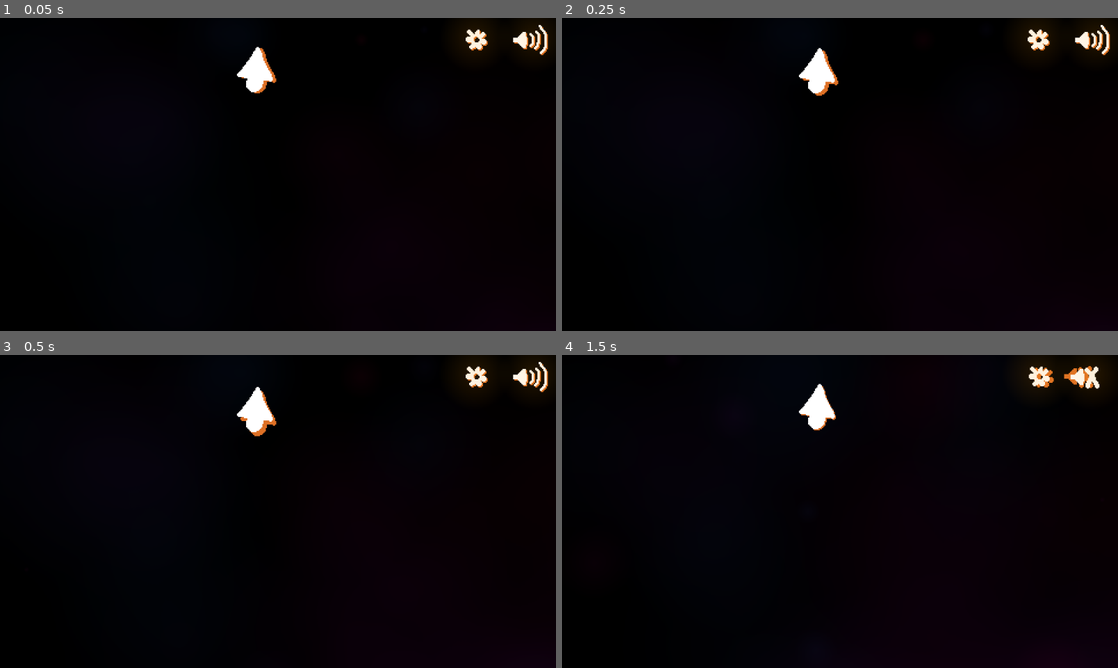
Above: before the commit, frames 1-4 (two rows, left to right).
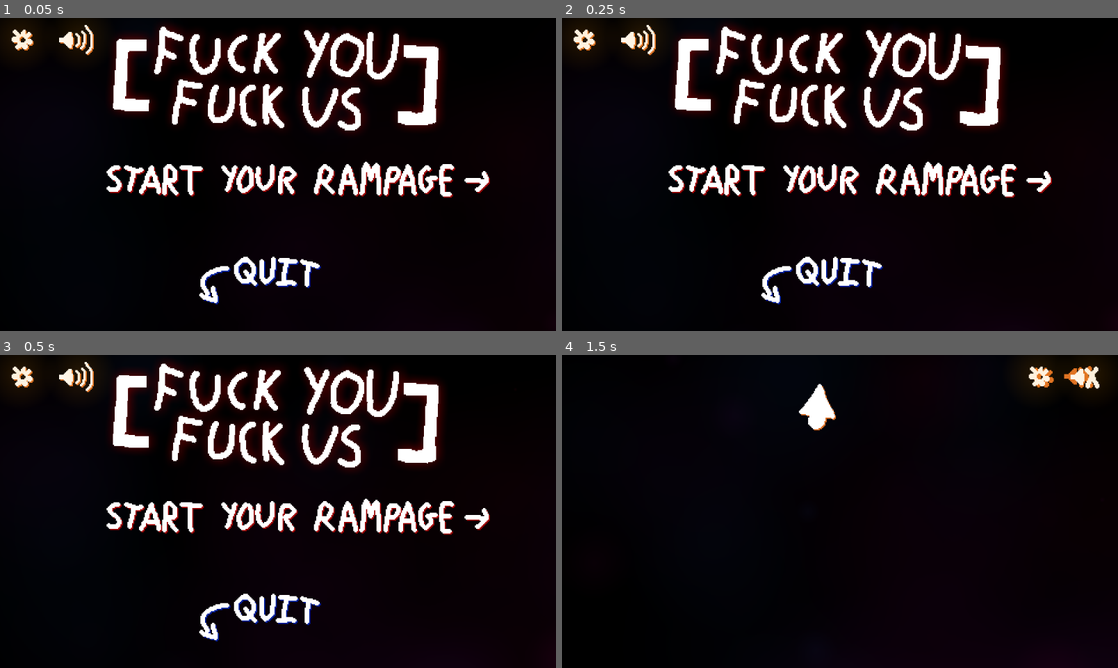
Above: after the commit, the same moments.

Repository: AlexHoratio/fuck-you-fuck-us
Game: Godot game, scene res://Scenes/main_menu.tscn
The game is run twice, just before and just after one commit, with the same random seed, the same clock (stepped at 60 frames per second) and the same inputs.
Inputs (mouse positions are in pixels of both pictures, inside the frame that each line leads up to; where the layout moved, square brackets give the same spot in the first picture):
- Up to frame 1 (0.05 s): no input
- Up to frame 2 (0.25 s): no input
- Up to frame 3 (0.5 s): no input
- Up to frame 4 (1.5 s): click (584, 376) [1040, 376] at 0.5 s; click (1084, 376) at 1.25 s

The runs differ from the first frame. In frame 1, 16% of the frame differs, in the area x 1-99%, y 2-92%; in frame 2, 16%; in frame 3, 16%; in frame 4, nothing differs.

Commit message:
bugfix in settings menu

Diff:
--- a/Scenes/main_menu.tscn
+++ b/Scenes/main_menu.tscn
@@ -159,7 +159,6 @@
 [node name="main_menu" type="Node2D"]
 
 [node name="Camera2D" type="Camera2D" parent="."]
-position = Vector2( -784, 0 )
 anchor_mode = 0
 current = true
 
@@ -300,6 +299,7 @@
 [connection signal="mouse_entered" from="settings" to="settings" method="_on_settings_mouse_entered"]
 [connection signal="mouse_exited" from="settings" to="settings" method="_on_settings_mouse_exited"]
 [connection signal="pressed" from="settings" to="settings" method="_on_settings_pressed"]
+[connection signal="animation_finished" from="settings/AnimationPlayer" to="settings" method="_on_AnimationPlayer_animation_finished"]
 [connection signal="mouse_entered" from="arrow" to="arrow" method="_on_arrow_mouse_entered"]
 [connection signal="mouse_exited" from="arrow" to="arrow" method="_on_arrow_mouse_exited"]
 [connection signal="pressed" from="arrow" to="arrow" method="_on_arrow_pressed"]
--- a/Scripts/Buttons/settings.gd
+++ b/Scripts/Buttons/settings.gd
@@ -17,6 +17,8 @@
 	target_position.x = 18
 
 func _on_settings_pressed():
+	disabled = true
+
 	scrolled = not(scrolled)
 
 	if get_node("../arrow").scrolled:
@@ -27,3 +29,6 @@
 		get_node("AnimationPlayer").play("scroll")
 	else:
 		get_node("AnimationPlayer").play("unscroll")
+
+func _on_AnimationPlayer_animation_finished(anim_name):
+	disabled = false
